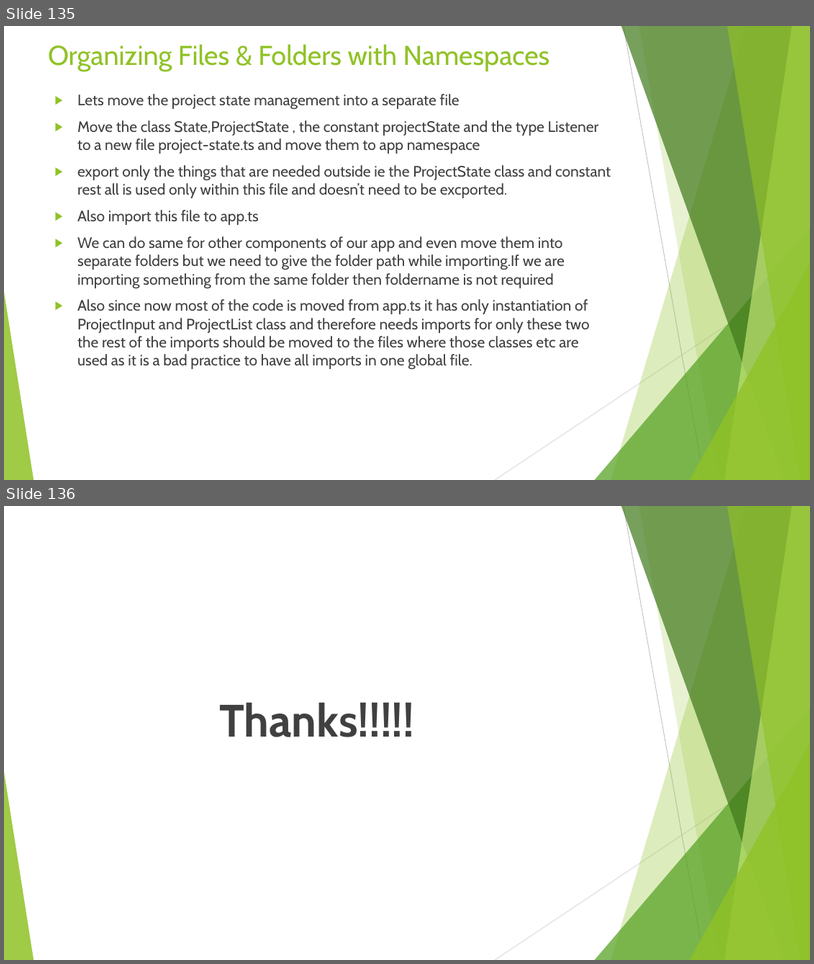
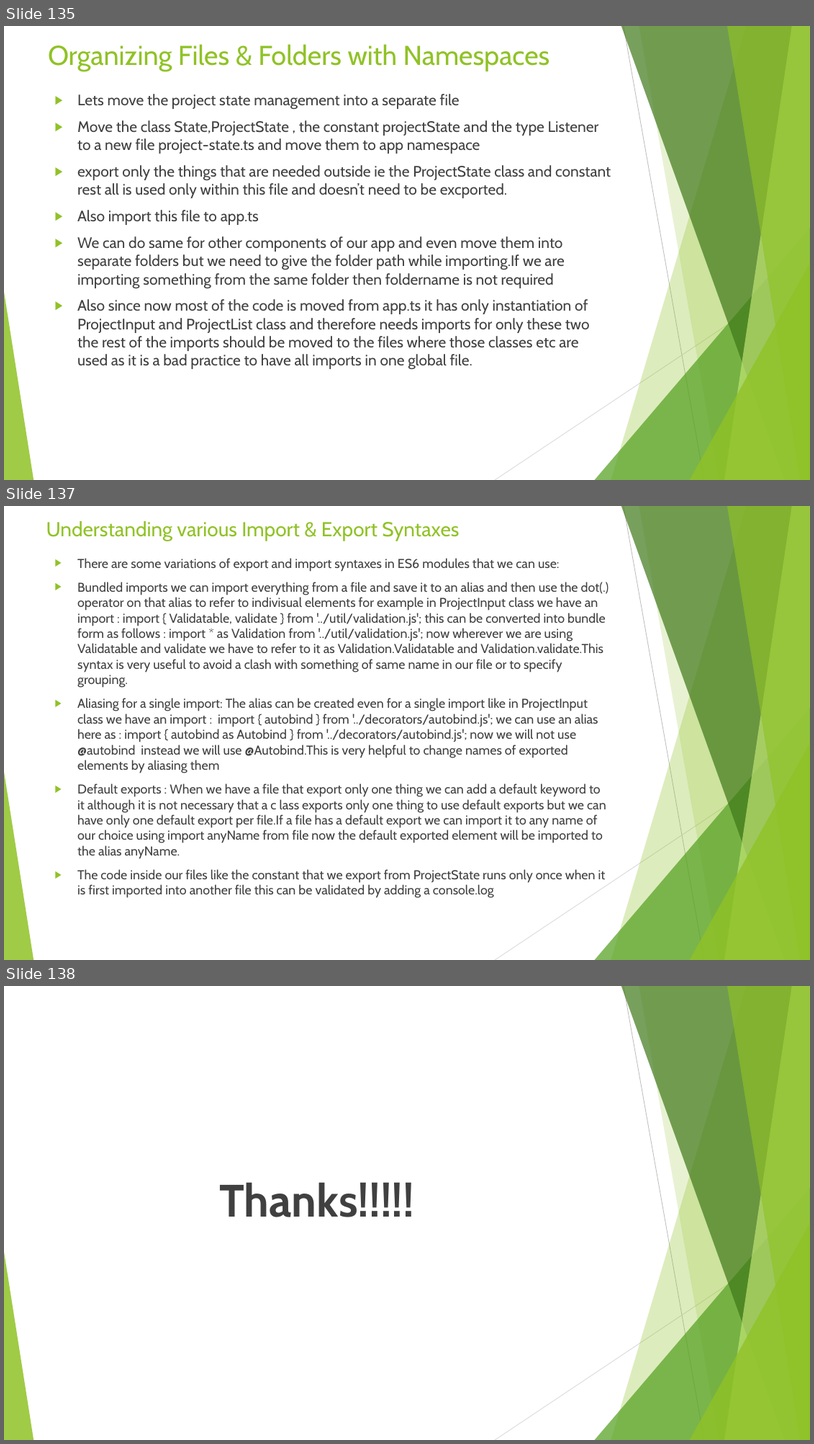
Before and after one commit to rudhrainfogain/TypeScript, a slide deck: PPT/TypeScriptv10.pptx. Shown one above the other, each under a label of ours: slides 135 and 136 before the commit, slides 135, 137 and 138 after it; the slides between them are not shown. The pictures are 814x964 and 814x1444 pixels, drawn with LibreOffice and Linux fonts; fonts in the diff are those of the drawing. Boxes give left, top, right and bottom in pixels: in the first picture for what was removed or moved away, otherwise in the second. Text is boxed around its words. In the diff, an @@ line names an element or a change of style, - is before the commit and + after.

Commit message:
modules and Namespaces Completed

```diff
--- a/PPT/TypeScriptv10.pptx
+++ b/PPT/TypeScriptv10.pptx
@@ slide 137 added at (4, 506, 810, 960), background #FFFFFF; not listed: 10 template elements that a slide beside it also shows @@
@@ title added at (46, 521, 459, 541), 24 pt, text #90C226 @@
+Understanding various Import & Export Syntaxes
@@ text added at (77, 558, 610, 898), 15.3 pt, text #404040 @@
+▶ There are some variations of export and import syntaxes in ES6 modules that we can use:
+▶ Bundled imports we can import everything from a file and save it to an alias and then use the dot(.) operator on that alias to refer to indivisual elements for example in ProjectInput class we have an import : import { Validatable, validate } from '../util/validation.js'; this can be converted into bundle form as follows : import * as Validation from '../util/validation.js'; now wherever we are using Validatable and validate we have to refer to it as Validation.Validatable and Validation.validate.This syntax is very useful to avoid a clash with something of same name in our file or to specify grouping.
+▶ Aliasing for a single import: The alias can be created even for a single import like in ProjectInput class we have an import : import { autobind } from '../decorators/autobind.js'; we can use an alias here as : import { autobind as Autobind } from '../decorators/autobind.js'; now we will not use @autobind instead we will use @Autobind.This is very helpful to change names of exported elements by aliasing them
+▶ Default exports : When we have a file that export only one thing we can add a default keyword to it although it is not necessary that a c lass exports only one thing to use default exports but we can have only one default export per file.If a file has a default export we can import it to any name of our choice using import anyName from file now the default exported element will be imported to the alias anyName.
+▶ The code inside our files like the constant that we export from ProjectState runs only once when it is first imported into another file this can be validated by adding a console.log
@@ what was slide 136 is now slide 138 @@
```
Also in this commit, not shown: 1 other slide added, 22 other files.
